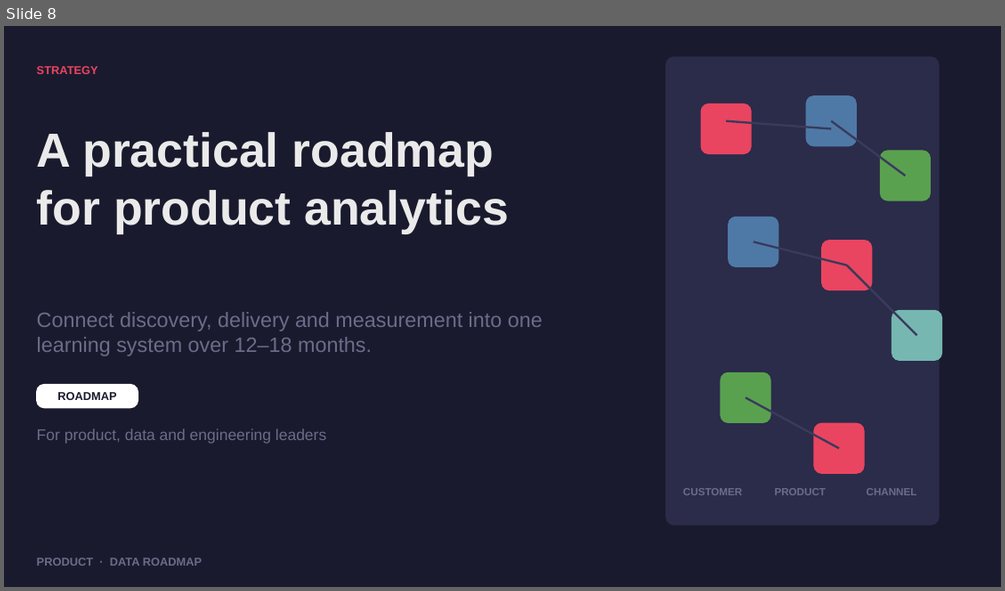
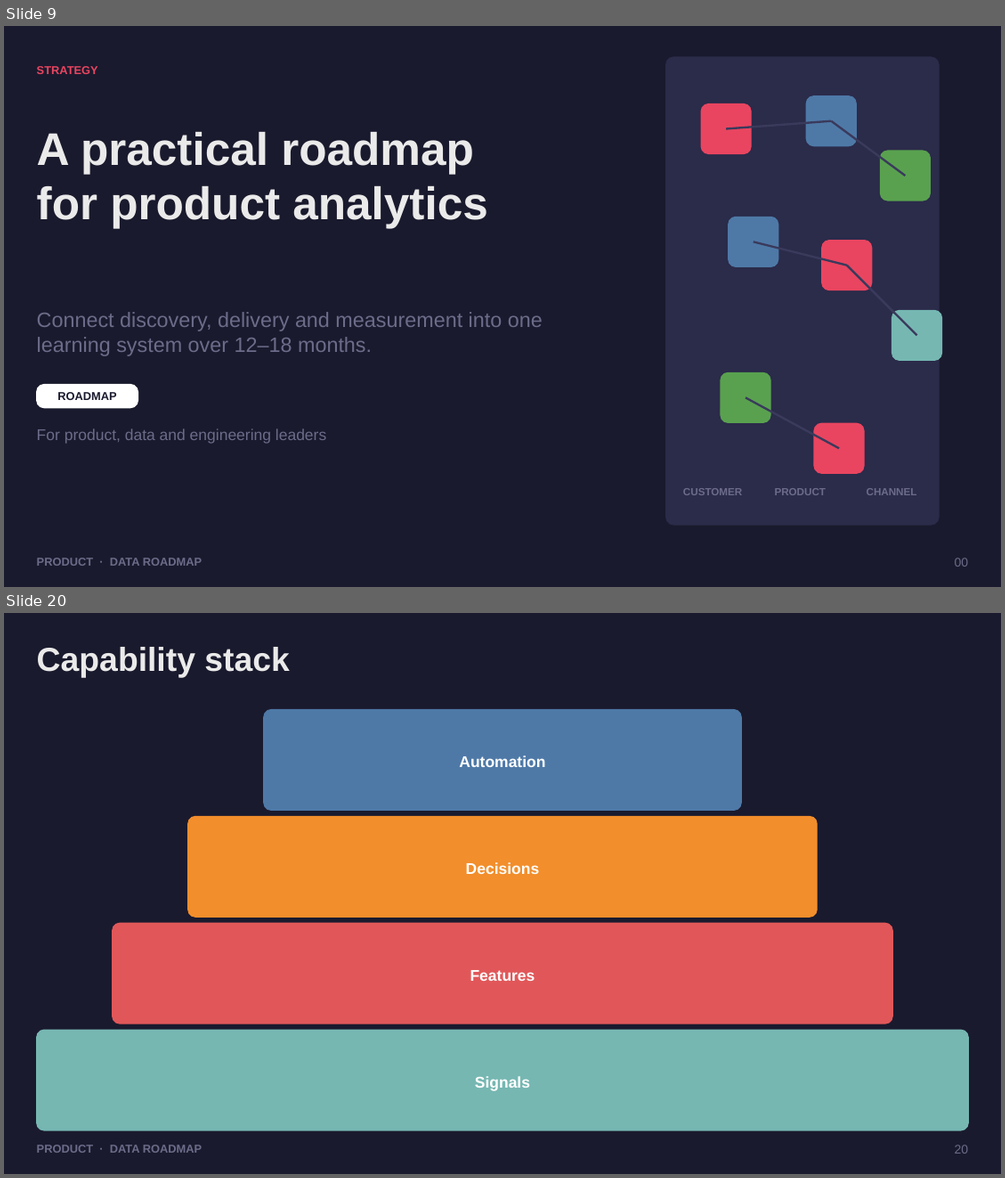
Before and after one commit to dhanesh123in/ppt-gen, a slide deck: examples/demo.pptx. Shown one above the other, each under a label of ours: slide 8 before the commit, slides 9 and 20 after it; the slides between them are not shown. The pictures are 1005x591 and 1005x1178 pixels, drawn with LibreOffice and Linux fonts; fonts in the diff are those of the drawing. Boxes give left, top, right and bottom in pixels: in the first picture for what was removed or moved away, otherwise in the second. Text is boxed around its words. In the diff, an @@ line names an element or a change of style, - is before the commit and + after.

```diff
--- a/examples/demo.pptx
+++ b/examples/demo.pptx
@@ slide 20 added at <box>4,613,1001,1174</box>, background #1A1A2E @@
@@ text added at <box>37,647,289,678</box>, 32 pt, text #EAEAEA, bold @@
+Capability stack
@@ rounded rectangle added at <box>264,709,741,810</box>, fill #4E79A7, outline #4E79A7 1 pt @@
@@ text added at <box>459,755,545,767</box>, 15 pt, text #FFFFFF, bold @@
+Automation
@@ rounded rectangle added at <box>188,817,817,916</box>, fill #F28E2B, outline #F28E2B 1 pt @@
@@ text added at <box>466,862,540,874</box>, 15 pt, text #FFFFFF, bold @@
+Decisions
@@ rounded rectangle added at <box>113,924,892,1023</box>, fill #E15759, outline #E15759 1 pt @@
@@ text added at <box>470,970,535,981</box>, 15 pt, text #FFFFFF, bold @@
+Features
@@ rounded rectangle added at <box>37,1030,969,1130</box>, fill #76B7B2, outline #76B7B2 1 pt @@
@@ text added at <box>475,1076,530,1091</box>, 15 pt, text #FFFFFF, bold @@
+Signals
@@ text added at <box>37,1144,202,1152</box>, 11 pt, text #6C6C8A, bold @@
+PRODUCT · DATA ROADMAP
@@ text added at <box>955,1144,969,1153</box>, 12 pt, text #6C6C8A @@
+20
@@ what was slide 8 is now slide 9 @@
@@ slide 9 changed as well @@
@@ text "A practical roadmap for product ..." at <box>37,132,488,228</box>: size 46 to 44 pt @@
@@ line moved from (727, 121) - (831, 129) to (727, 129) - (831, 121) @@
@@ text added at <box>955,557,969,566</box>, 12 pt, text #6C6C8A @@
+00
```
Also in this commit, not shown: 11 other slides changed, 14 other slides added, 41 other files.
